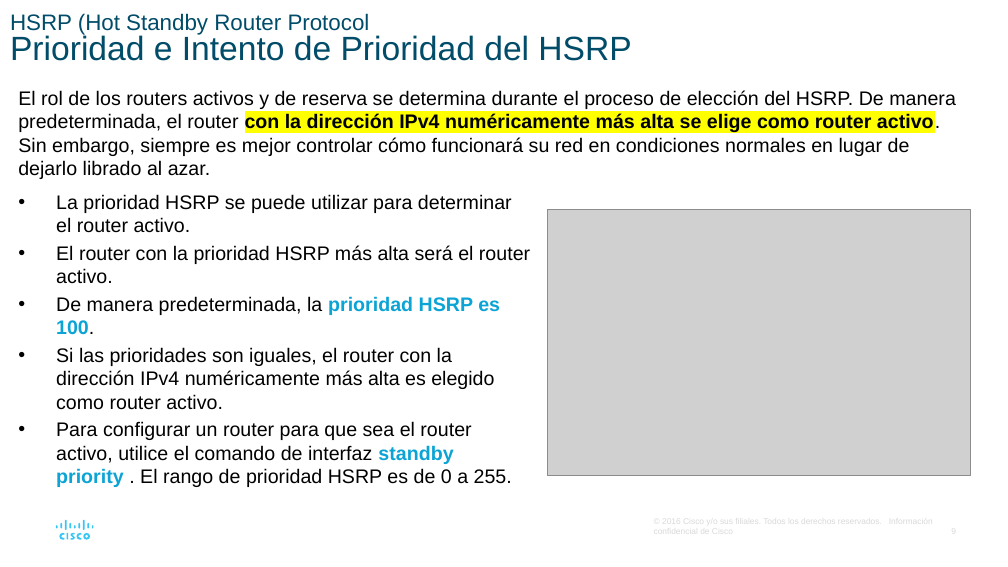
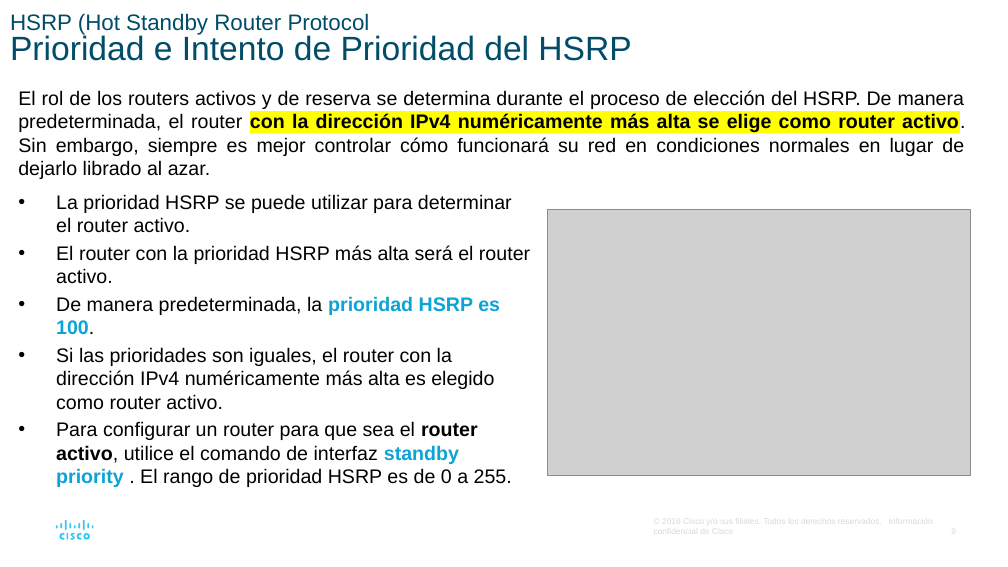
Before and after one commit to lizetheP/WAN, a slide deck: slide 9 of Calendario/Presentaciones/4_FHRP.pptx. Drawn at 1008x567 pixels with LibreOffice and Linux fonts; fonts in the diff are those of the drawing; grey boxes stand for pictures. Boxes give left, top, right and bottom in pixels: in the first picture for what was removed or moved away, otherwise in the second. Text is boxed around its words. In the diff, an @@ line names an element or a change of style, - is before the commit and + after.

```diff
--- a/Calendario/Presentaciones/4_FHRP.pptx
+++ b/Calendario/Presentaciones/4_FHRP.pptx
@@ text "El rol de los routers ..." at (18,90,965,179): alignment left to justified @@
@@ text at (56,421,512,487): bold on in "router activo," @@
```
Also in this commit, not shown: 6 other slides changed, 2 other files.
